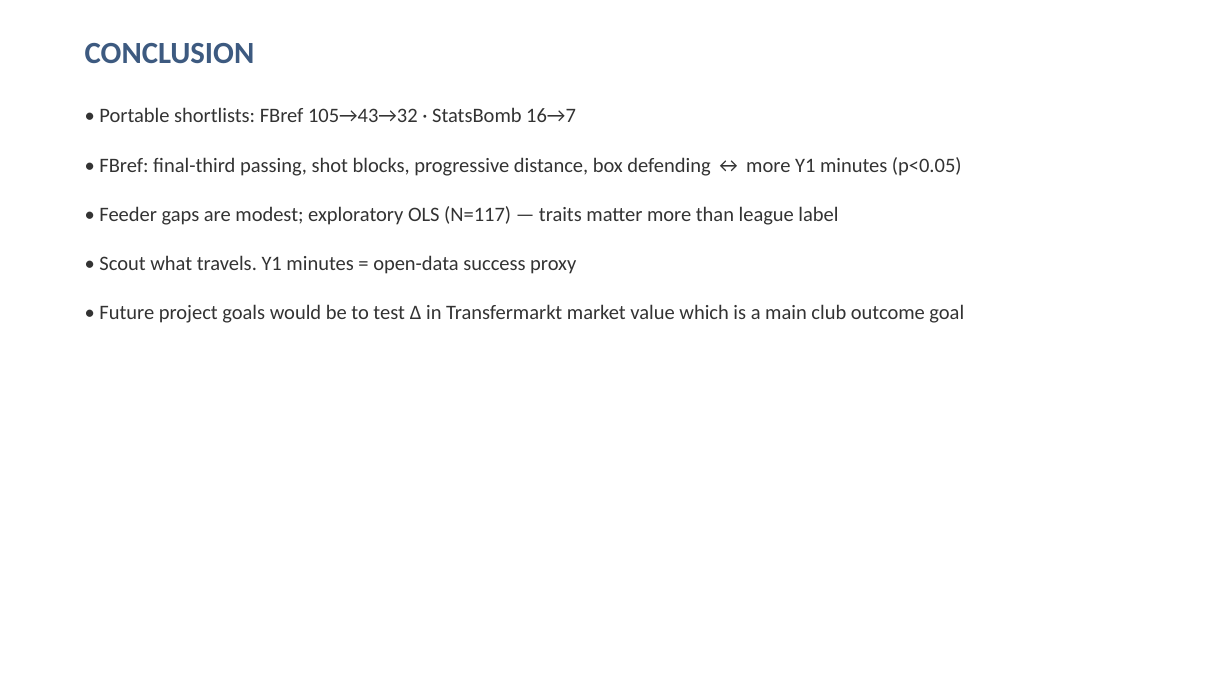
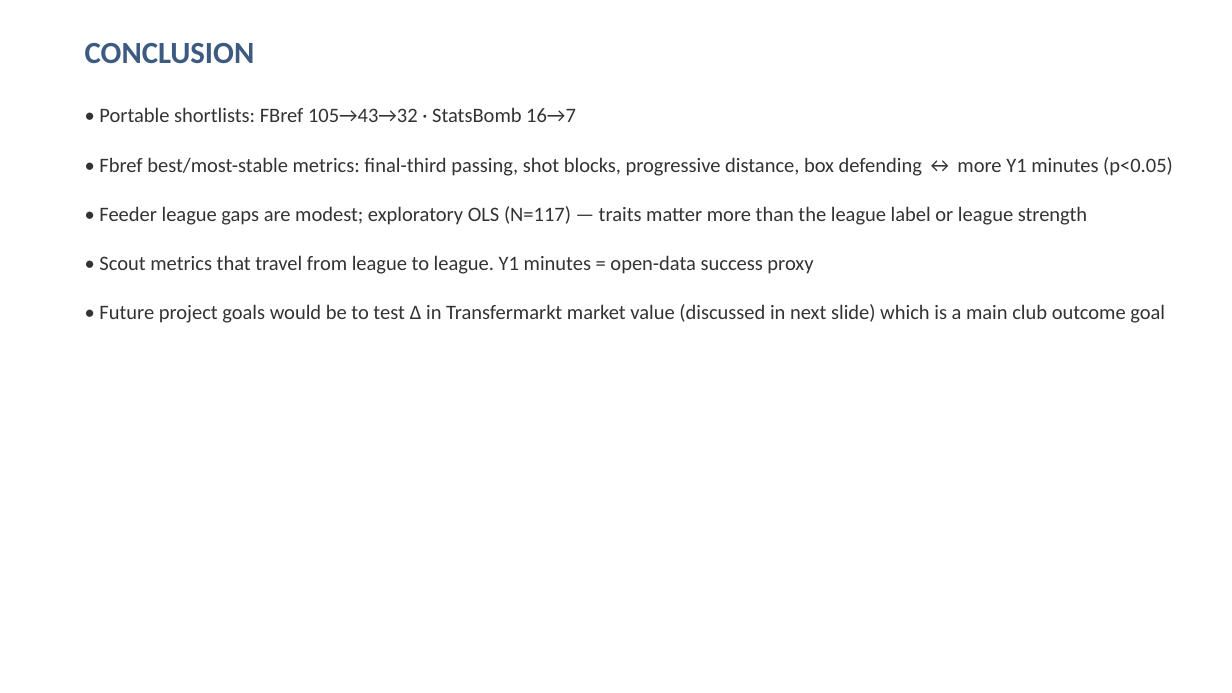
Before and after one commit to colbymorris08/bundesliga-transfer-traits, a slide deck: slide 20 of bundesliga_transfer_traits.pptx (slide 22 before the commit). Drawn at 1232x693 pixels with LibreOffice and Linux fonts; fonts in the diff are those of the drawing. Boxes give left, top, right and bottom in pixels: in the first picture for what was removed or moved away, otherwise in the second. Text is boxed around its words. In the diff, an @@ line names an element or a change of style, - is before the commit and + after.

```diff
--- a/bundesliga_transfer_traits.pptx
+++ b/bundesliga_transfer_traits.pptx
@@ text at [99, 157, 1173, 323]: text changed @@
-• FBref: final-third passing, shot blocks, progressive distance, box defending ↔ more Y1 minutes (p<0.05)
-• Feeder gaps are modest; exploratory OLS (N=117) — traits matter more than league label
-• Scout what travels. Y1 minutes = open-data success proxy
-• Future project goals would be to test Δ in Transfermarkt market value which is a main club outcome goal
+• Fbref best/most-stable metrics: final-third passing, shot blocks, progressive distance, box defending ↔ more Y1 minutes (p<0.05)
+• Feeder league gaps are modest; exploratory OLS (N=117) — traits matter more than the league label or league strength
+• Scout metrics that travel from league to league. Y1 minutes = open-data success proxy
+• Future project goals would be to test Δ in Transfermarkt market value (discussed in next slide) which is a main club outcome goal
```
Also in this commit, not shown: 19 other slides changed, 1 slide added, 2 slides removed.
